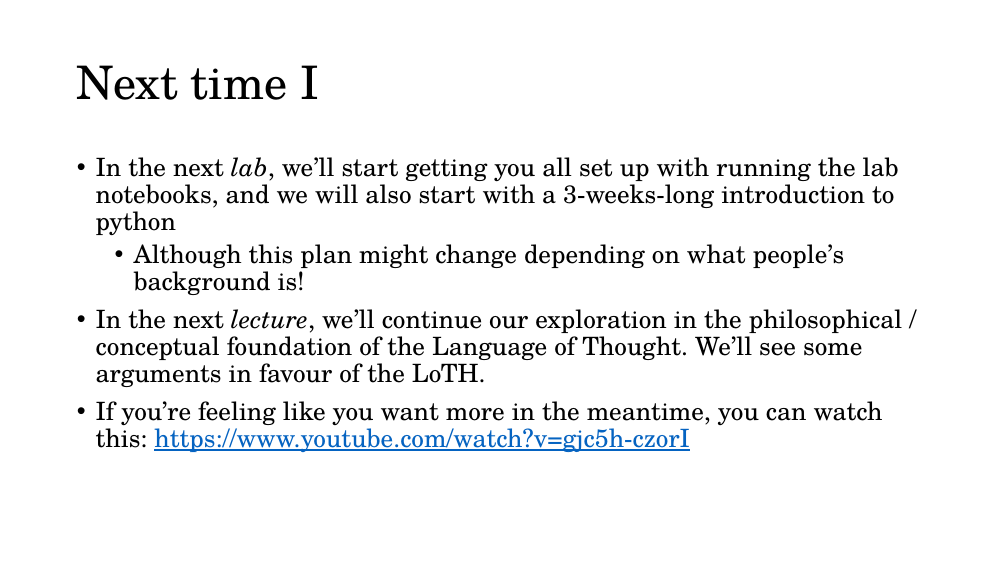
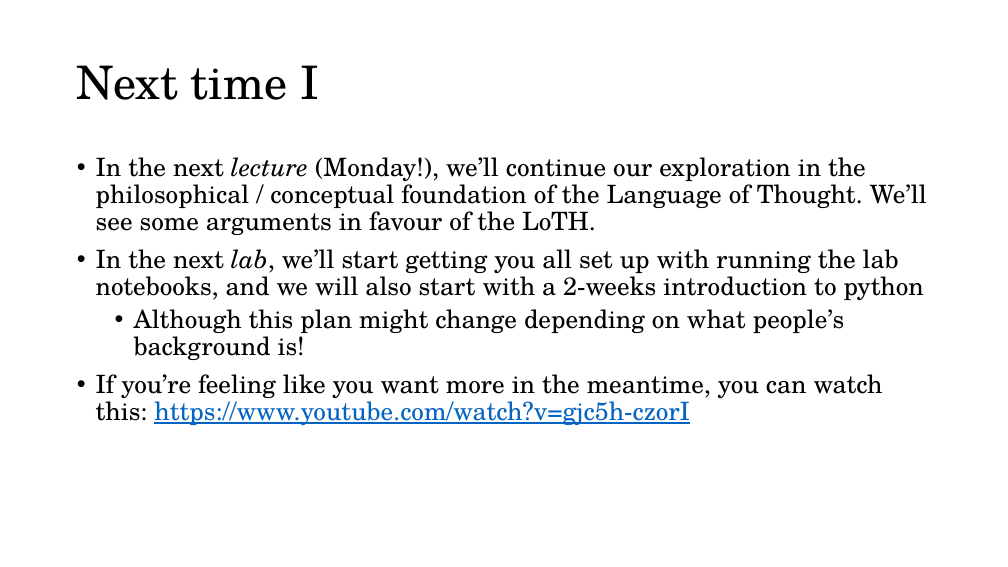
Before and after one commit to thelogicalgrammar/pLoT_course, a slide deck: slide 30 of 1_introduction.pptx. Drawn at 1008x567 pixels with LibreOffice and Linux fonts; fonts in the diff are those of the drawing; background and template pictures are left out. Boxes give left, top, right and bottom in pixels: in the first picture for what was removed or moved away, otherwise in the second. Text is boxed around its words. In the diff, an @@ line names an element or a change of style, - is before the commit and + after.

```diff
--- a/1_introduction.pptx
+++ b/1_introduction.pptx
@@ text at <box>96,157,927,301</box>: text changed @@
-• In the next lab, we’ll start getting you all set up with running the lab notebooks, and we will also start with a 3-weeks-long introduction to python
+• In the next lecture (Monday!), we’ll continue our exploration in the philosophical / conceptual foundation of the Language of Thought. We’ll see some arguments in favour of the LoTH.
+• In the next lab, we’ll start getting you all set up with running the lab notebooks, and we will also start with a 2-weeks introduction to python
@@ text at <box>96,309,903,387</box>: paragraph removed @@
-• In the next lecture, we’ll continue our exploration in the philosophical / conceptual foundation of the Language of Thought. We’ll see some arguments in favour of the LoTH.
```
Also in this commit, not shown: 7 other slides changed, 9 other files.
